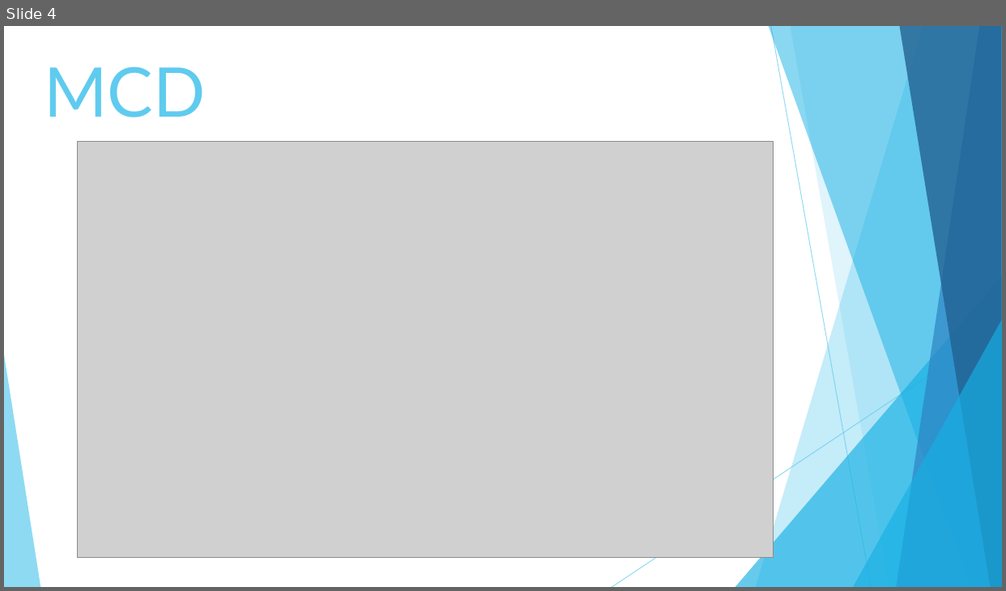
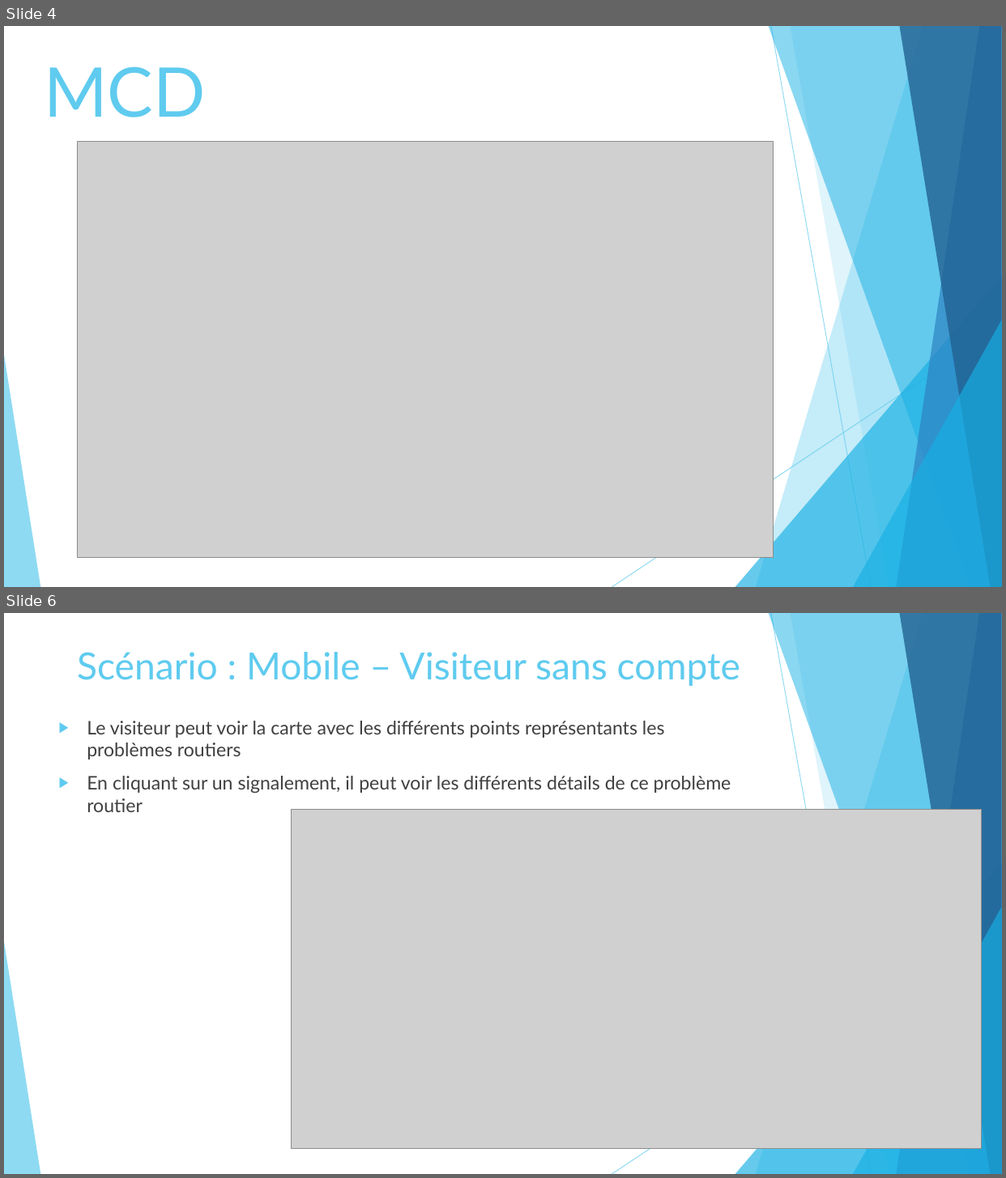
Before and after one commit to 01TB/projet-CLOUD, a slide deck: doc technique/document-technique.pptx. Shown one above the other, each under a label of ours: slide 4 before the commit, slides 4 and 6 after it; the slides between them are not shown. The pictures are 1006x591 and 1006x1178 pixels, drawn with LibreOffice and Linux fonts; fonts in the diff are those of the drawing; grey boxes stand for pictures. Boxes give left, top, right and bottom in pixels: in the first picture for what was removed or moved away, otherwise in the second. Text is boxed around its words. In the diff, an @@ line names an element or a change of style, - is before the commit and + after.

Commit message:
API Firebase - Mobile

```diff
--- a/doc technique/document-technique.pptx
+++ b/doc technique/document-technique.pptx
@@ slide 6 added at box(4, 613, 1002, 1174), background #FFFFFF; not listed: 10 template elements that a slide beside it also shows @@
@@ title added at box(77, 652, 740, 686), 36 pt, text #5FCBEF @@
+Scénario : Mobile – Visiteur sans compte
@@ text added at box(87, 721, 731, 812), 18 pt, text #404040 @@
+▶ Le visiteur peut voir la carte avec les différents points représentants les problèmes routiers
+▶ En cliquant sur un signalement, il peut voir les différents détails de ce problème routier
@@ picture added at box(292, 810, 982, 1149) @@
```
Also in this commit, not shown: 1 other slide added, 14 other files.
